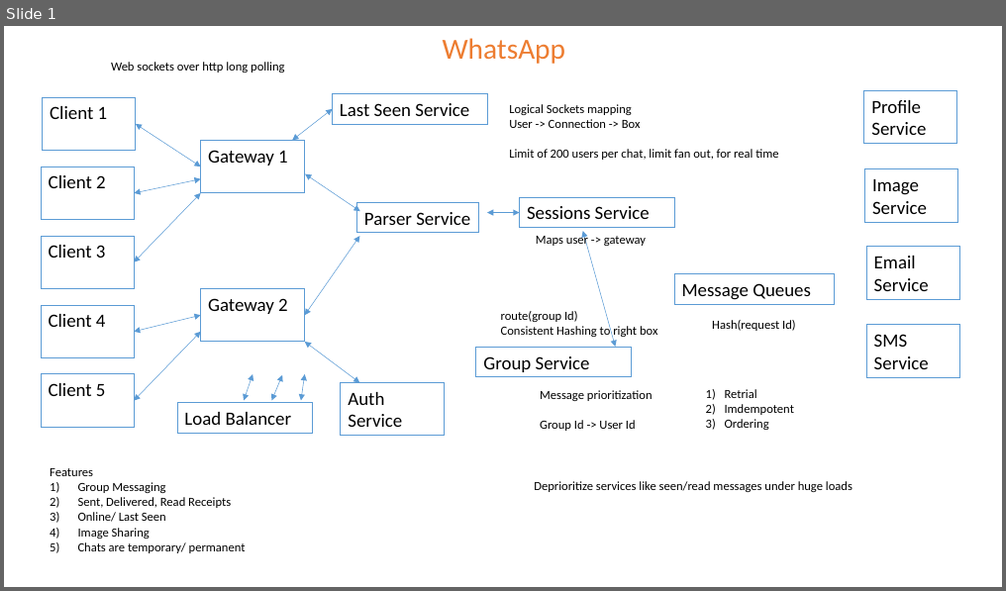
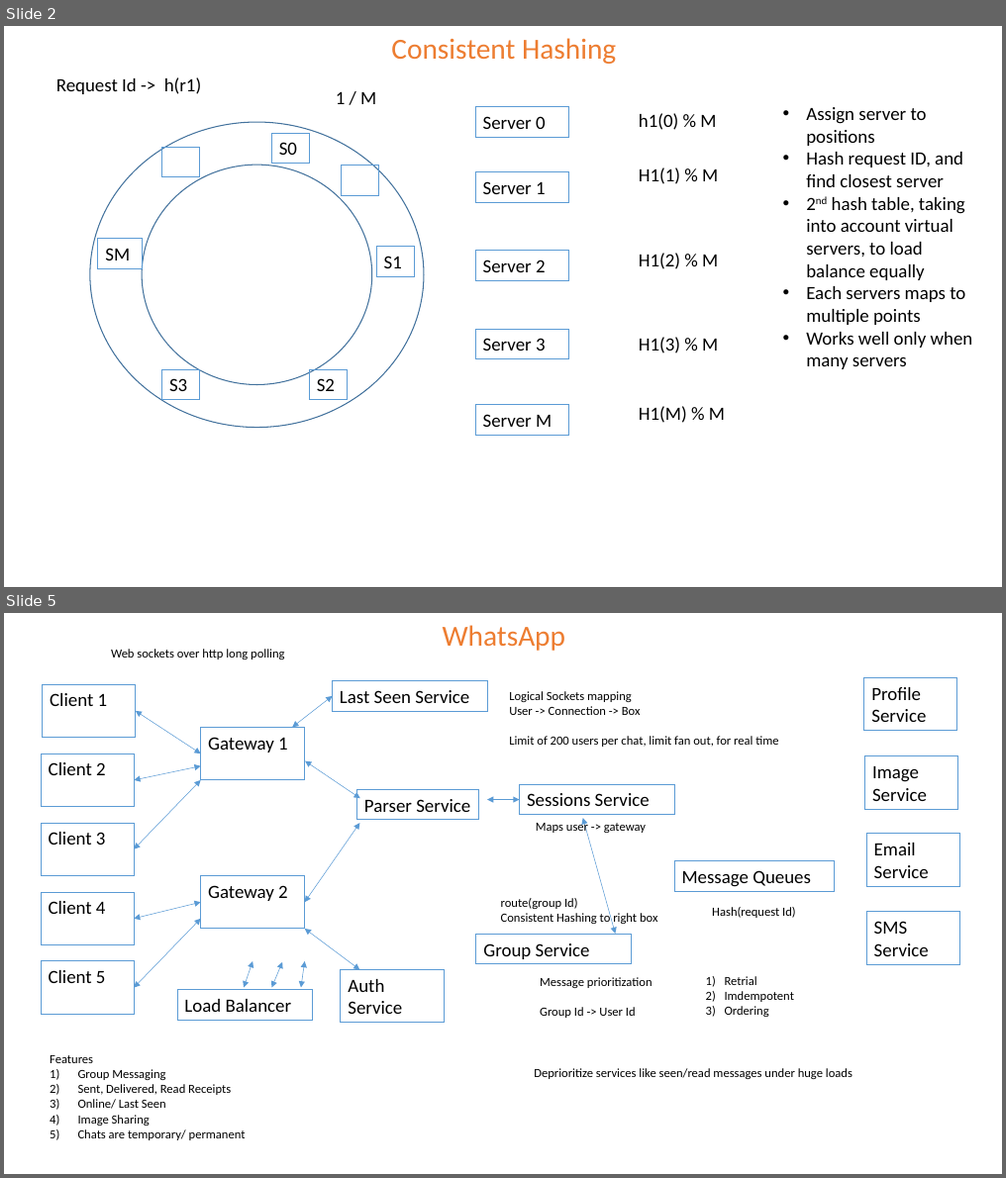
Before and after one commit to the-potato-man/Leetcode, a slide deck: design/System Design Notes.pptx. Shown one above the other, each under a label of ours: slide 1 before the commit, slides 2 and 5 after it; the slides between them are not shown. The pictures are 1006x591 and 1006x1178 pixels, drawn with LibreOffice and Linux fonts; fonts in the diff are those of the drawing. Boxes give left, top, right and bottom in pixels: in the first picture for what was removed or moved away, otherwise in the second. Text is boxed around its words. In the diff, an @@ line names an element or a change of style, - is before the commit and + after.

```diff
--- a/design/System Design Notes.pptx
+++ b/design/System Design Notes.pptx
@@ slide 2 added at [4, 26, 1002, 587], background #FFFFFF @@
@@ text added at [391, 38, 616, 64], 28 pt, text #ED7D31 @@
+Consistent Hashing
@@ text added at [56, 77, 201, 94], 18 pt, text #000000 @@
+Request Id -> h(r1)
@@ text added at [336, 91, 376, 104], 18 pt, text #000000 @@
+1 / M
@@ rectangle added at [475, 107, 568, 137], outline #5B9BD5 0.75 pt, 18 pt, text #000000 @@
+Server 0
@@ text added at [639, 113, 716, 130], 18 pt, text #000000 @@
+h1(0) % M
@@ text added at [806, 107, 973, 370], 18 pt, text #000000 @@
+• Assign server to positions
+• Hash request ID, and find closest server
+• 2nd hash table, taking into account virtual servers, to load balance equally
+• Each servers maps to multiple points
+• Works well only when many servers
@@ ellipse added at [90, 122, 424, 427], outline #43739E 1 pt @@
@@ rectangle added at [272, 133, 310, 163], outline #5B9BD5 0.75 pt, 18 pt, text #000000 @@
+S0
@@ ellipse added at [142, 165, 372, 384], outline #43739E 1 pt @@
@@ rectangle added at [162, 148, 199, 177], outline #5B9BD5 0.75 pt @@
@@ rectangle added at [342, 166, 379, 195], outline #5B9BD5 0.75 pt @@
@@ rectangle added at [475, 172, 568, 202], outline #5B9BD5 0.75 pt, 18 pt, text #000000 @@
+Server 1
@@ text added at [639, 168, 718, 184], 18 pt, text #000000 @@
+H1(1) % M
@@ rectangle added at [98, 239, 142, 269], outline #5B9BD5 0.75 pt, 18 pt, text #000000 @@
+SM
@@ rectangle added at [377, 247, 414, 276], outline #5B9BD5 0.75 pt, 18 pt, text #000000 @@
+S1
@@ rectangle added at [475, 251, 568, 280], outline #5B9BD5 0.75 pt, 18 pt, text #000000 @@
+Server 2
@@ text added at [639, 253, 718, 270], 18 pt, text #000000 @@
+H1(2) % M
@@ rectangle added at [475, 329, 568, 360], outline #5B9BD5 0.75 pt, 18 pt, text #000000 @@
+Server 3
@@ text added at [639, 337, 718, 354], 18 pt, text #000000 @@
+H1(3) % M
@@ rectangle added at [162, 370, 199, 399], outline #5B9BD5 0.75 pt, 18 pt, text #000000 @@
+S3
@@ rectangle added at [310, 370, 347, 399], outline #5B9BD5 0.75 pt, 18 pt, text #000000 @@
+S2
@@ rectangle added at [475, 405, 568, 435], outline #5B9BD5 0.75 pt, 18 pt, text #000000 @@
+Server M
@@ text added at [639, 406, 725, 423], 18 pt, text #000000 @@
+H1(M) % M
@@ what was slide 1 is now slide 5 @@
```
Also in this commit, not shown: 3 other slides added.
